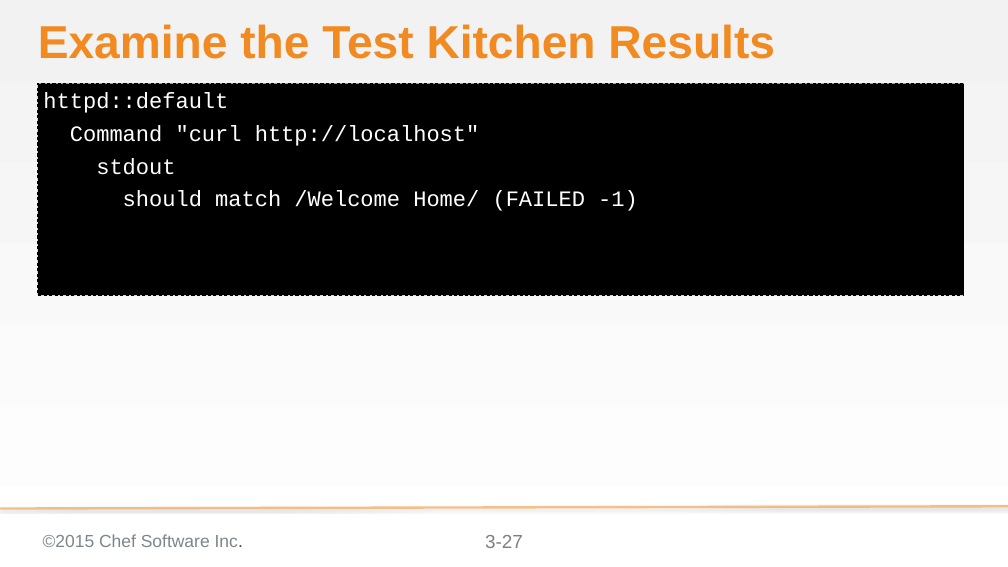
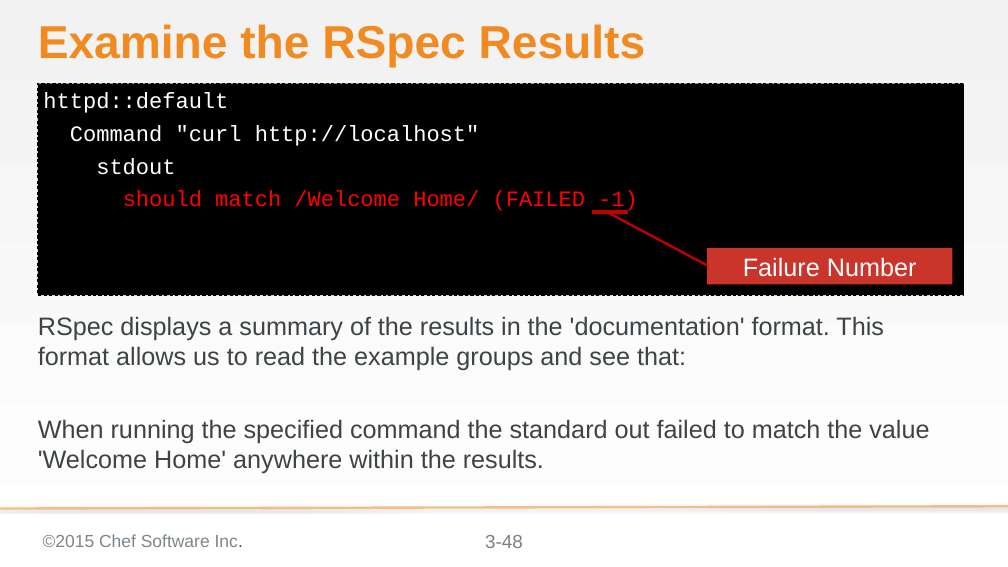
Before and after one commit to chef-training/test_driven_cookbook_development, a slide deck: slide 48 of 03-writing_a_test_first.pptx (slide 27 before the commit). Drawn at 1008x567 pixels with LibreOffice and Linux fonts; fonts in the diff are those of the drawing; background and template pictures are left out. Boxes give left, top, right and bottom in pixels: in the first picture for what was removed or moved away, otherwise in the second. Text is boxed around its words. In the diff, an @@ line names an element or a change of style, - is before the commit and + after.

```diff
--- a/03-writing_a_test_first.pptx
+++ b/03-writing_a_test_first.pptx
@@ title at (38,24,646,67): text changed @@
-Examine the Test Kitchen Results
+Examine the RSpec Results
@@ text at (123,190,638,213): text colour #FFFFFF to #FF0000 in "should match /Welcome Home/ (FAILED -1)" @@
@@ line added from (592, 212) to (628, 212), #C00000 5 pt @@
@@ line added from (607, 212) to (707, 265), #C00000 3 pt @@
@@ rectangle added at (707,248,952,284), fill #C9352B, 32 pt, text #FFFFFF @@
+Failure Number
@@ text added at (38,316,929,473), 32 pt, text #3E4346 @@
+RSpec displays a summary of the results in the 'documentation' format. This format allows us to read the example groups and see that:
+When running the specified command the standard out failed to match the value 'Welcome Home' anywhere within the results.
@@ page number at (485,535,523,548): text changed @@
-3-27
+3-48
```
Also in this commit, not shown: 7 other slides changed, 22 slides added.
